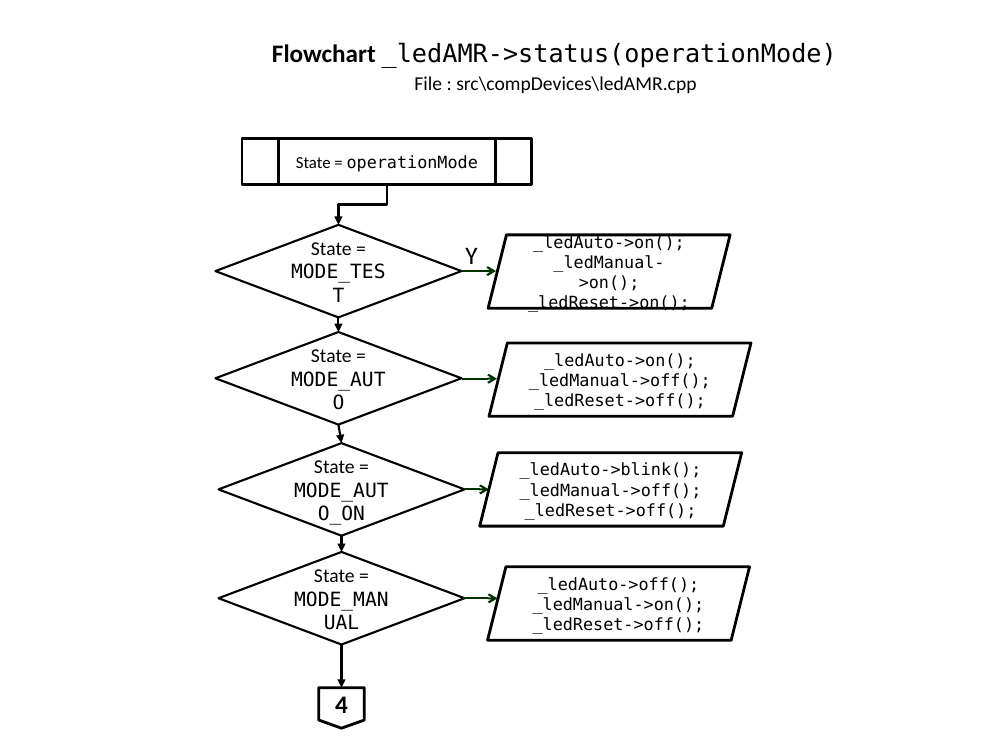
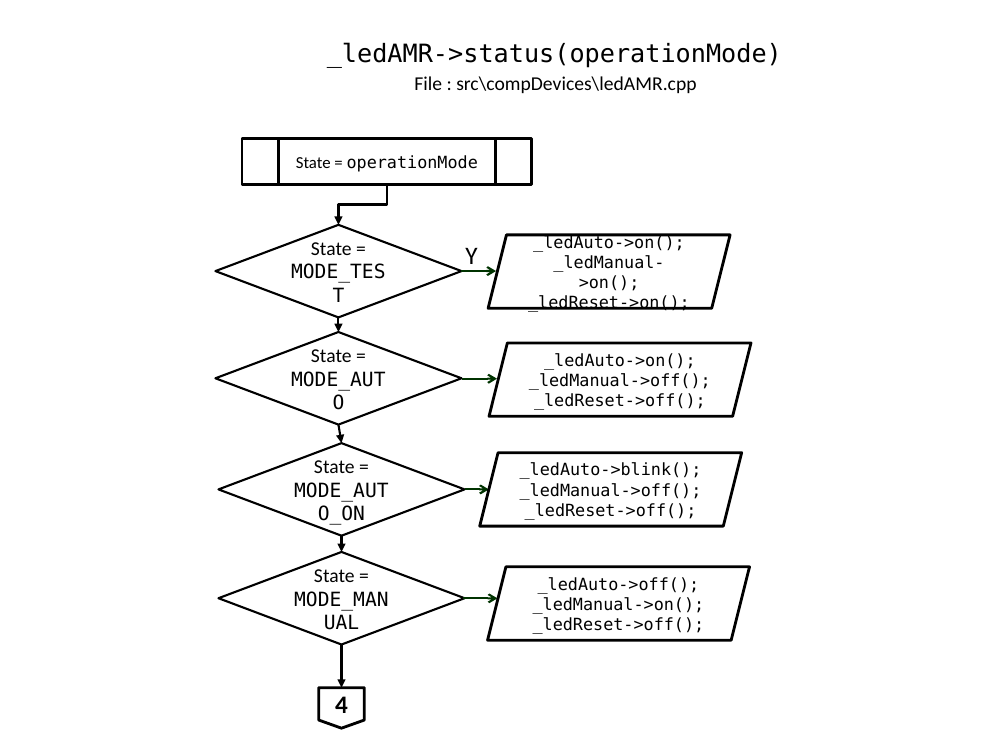
Before and after one commit to slametsampon/WFPS, a slide deck: slide 11 of resources/WFPS.pptx. Drawn at 1008x756 pixels with LibreOffice and Linux fonts; fonts in the diff are those of the drawing; background and template pictures are left out. Boxes give left, top, right and bottom in pixels: in the first picture for what was removed or moved away, otherwise in the second. Text is boxed around its words. In the diff, an @@ line names an element or a change of style, - is before the commit and + after.

Commit message:
update flowchart menuParameter

```diff
--- a/resources/WFPS.pptx
+++ b/resources/WFPS.pptx
@@ title at bbox=[327, 42, 782, 68]: text changed @@
-Flowchart _ledAMR->status(operationMode)
+_ledAMR->status(operationMode)
```
Also in this commit, not shown: 12 other slides changed, 3 slides added.
